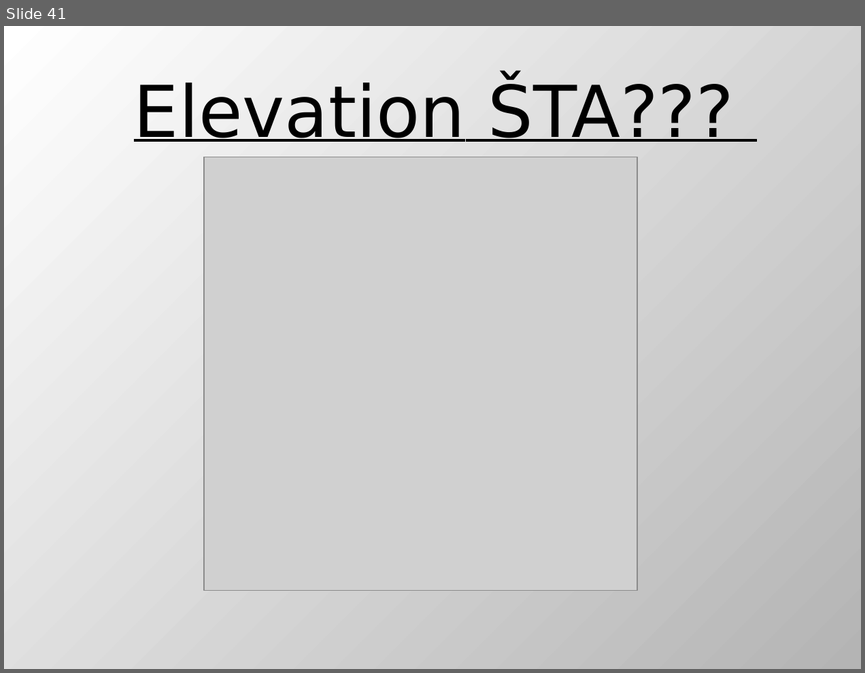
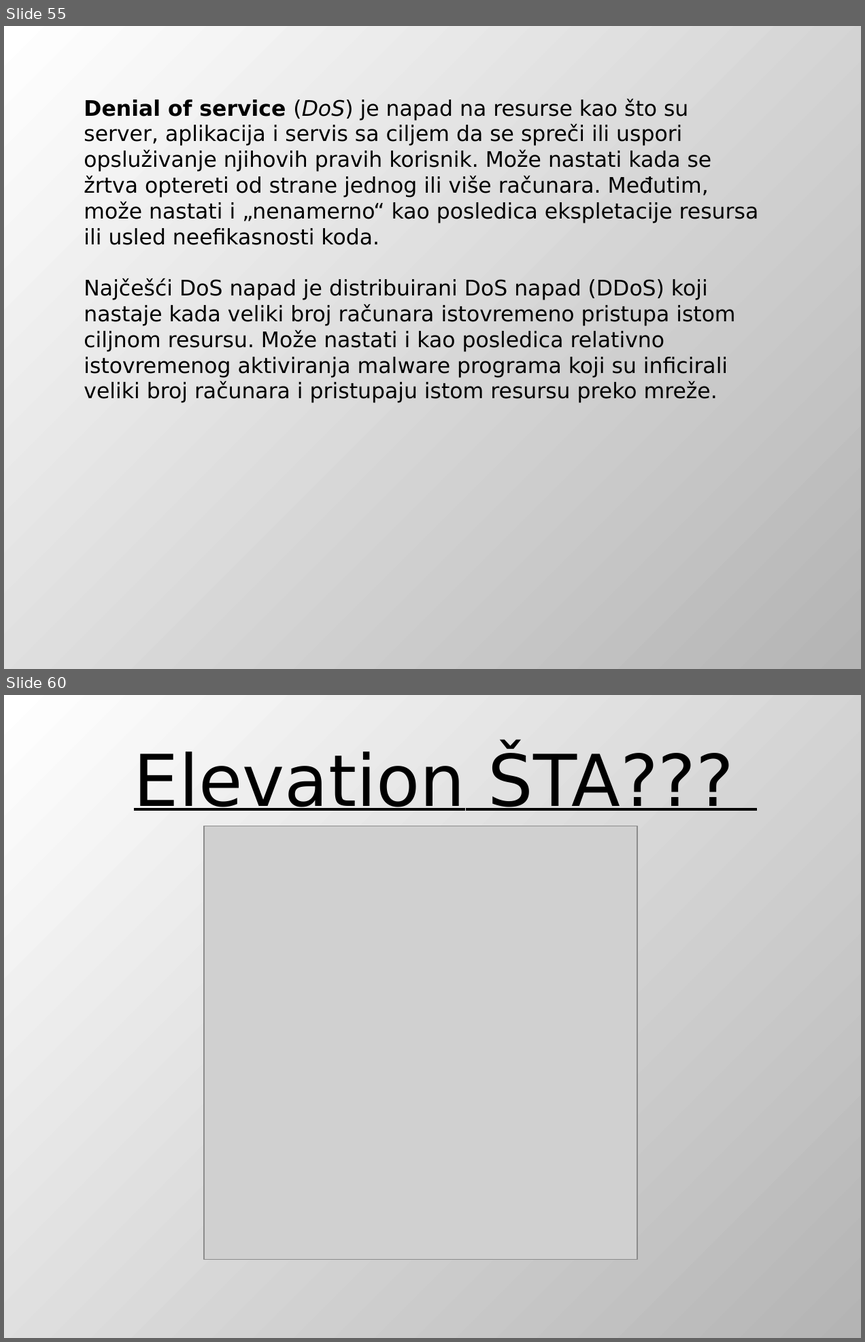
Before and after one commit to DejanUrosevic/XML-Projekat, a slide deck: Model Pretnji.pptx. Shown one above the other, each under a label of ours: slide 41 before the commit, slides 55 and 60 after it; the slides between them are not shown. The pictures are 865x673 and 865x1342 pixels, drawn with LibreOffice and Linux fonts; fonts in the diff are those of the drawing; grey boxes stand for pictures. Boxes give left, top, right and bottom in pixels: in the first picture for what was removed or moved away, otherwise in the second. Text is boxed around its words. In the diff, an @@ line names an element or a change of style, - is before the commit and + after.

```diff
--- a/Model Pretnji.pptx
+++ b/Model Pretnji.pptx
@@ slide 55 added at box(4, 26, 861, 669), background gradient #FFFFFF to #B4B4B4 @@
@@ text added at box(84, 98, 759, 403), 18 pt, text #000000 @@
+Denial of service (DoS) je napad na resurse kao što su server, aplikacija i servis sa ciljem da se spreči ili uspori opsluživanje njihovih pravih korisnik. Može nastati kada se žrtva optereti od strane jednog ili više računara. Međutim, može nastati i „nenamerno“ kao posledica ekspletacije resursa ili usled neefikasnosti koda.
+Najčešći DoS napad je distribuirani DoS napad (DDoS) koji nastaje kada veliki broj računara istovremeno pristupa istom ciljnom resursu. Može nastati i kao posledica relativno istovremenog aktiviranja malware programa koji su inficirali veliki broj računara i pristupaju istom resursu preko mreže.
@@ what was slide 41 is now slide 60 @@
```
Also in this commit, not shown: 7 slides changed, 19 other slides added, 1 slide removed, 3 other files.
